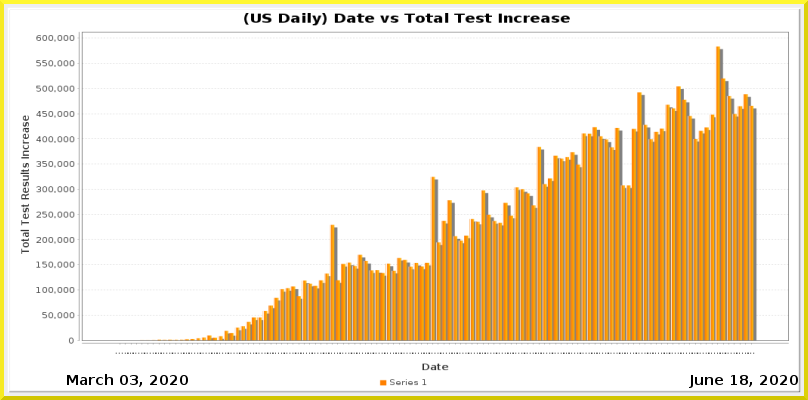
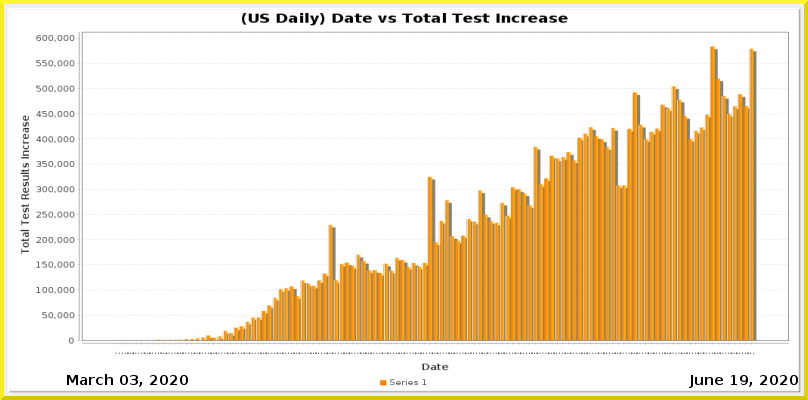
Comparing the layer stacks of the two 808×400 images. Changes:
painted on "Current Date" over box(740, 375, 748, 385)
painted on "Date_vs_TestIncrease.png" over box(140, 12, 757, 354)
